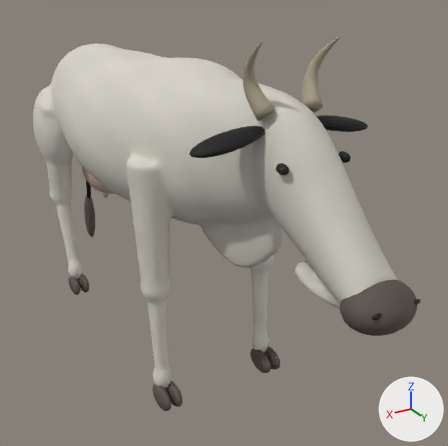
What one commit did to the Blender file WorkingAssets/Animals/household_cow/household_cow.blend.
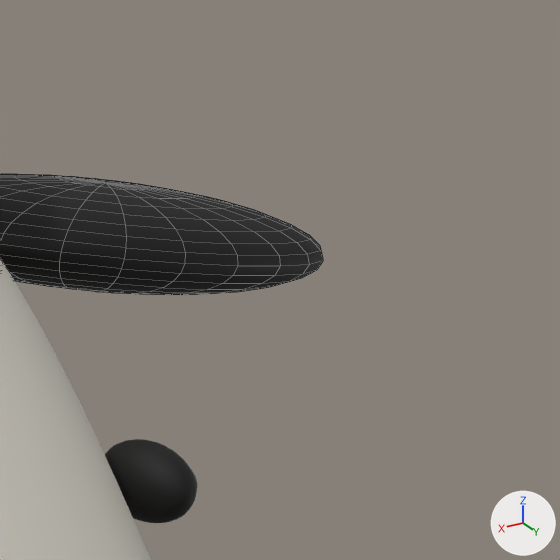
The first picture shows the older version from a 50 mm lens placed at (1.232, 2.79, 1.895), pointed at (-0.157, 0.475, 0.737). The close-ups show the older and then the newer version on the part from 72% to 89% of the width and 21% to 38% of the height of that picture. Only the edits that show in the close-ups are written down. The axes (+X, +Y, +Z) are drawn at lower right. The lights are the same throughout. The close-ups show mesh edges as thin lines.

Names of what the first close-up shows: 'Continuous cow skin', 'Ear L', 'Eyelid L'.
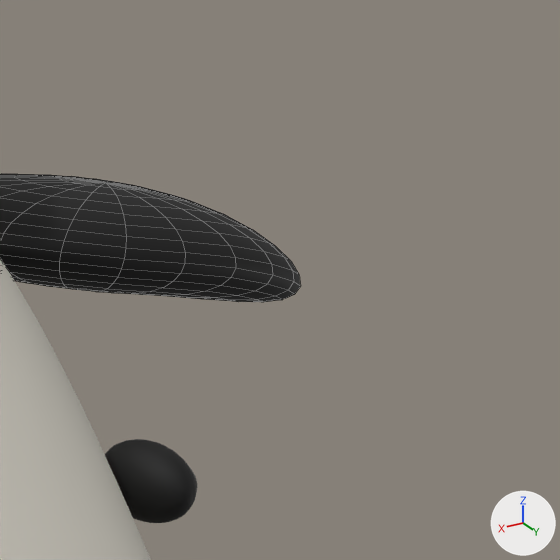
Boxes [x1, y1, x2, y2] around the edits, measured in the close-ups (560 x 560 px; the box of a moved part takes in the faces that stretch with it):
```json
{"object": "Ear L", "change": "reshaped", "before": [0, 174, 323, 295], "after": [0, 174, 300, 302]}
{"part": 1, "of": "me_sphere_012", "change": "moved or reshaped", "before": [100, 179, 323, 295], "after": [106, 180, 300, 302]}
```

Scene script edits in JSON lines:
```json
{"block": "me_sphere_012", "where": "# used by ob_ear_l; location = (-0.225, 1.14, 1.35); rotation_euler = (0.0, -0.18, 0.0), in degrees (0, -10, 0)"}
{"op": "remove", "block": "me_sphere_012", "code": "me_sphere_012.from_pydata(...)  # 362 vertices, 384 faces; spans x -0.14..0.14, y -0.064..0.064, z -0.025..0.025"}
{"op": "add", "block": "me_sphere_012", "code": "me_sphere_012.from_pydata(...)  # 362 vertices, 384 faces; spans x -0.14..0.14, y -0.064..0.064, z -0.028..0.025"}
{"block": "me_sphere_012", "change": "me_sphere_012 part 1: 141 of 362 vertices moved; they spanned x -0.14..-0.026, y -0.062..0.062, z -0.025..0.025 and now span x -0.14..-0.026, y -0.063..0.061, z -0.028..0.024; mean shift (0.0, -0.005, -0.007); largest move (-0.14, 0.0, 0.0) -> (-0.14, -0.015, -0.02)"}
```
